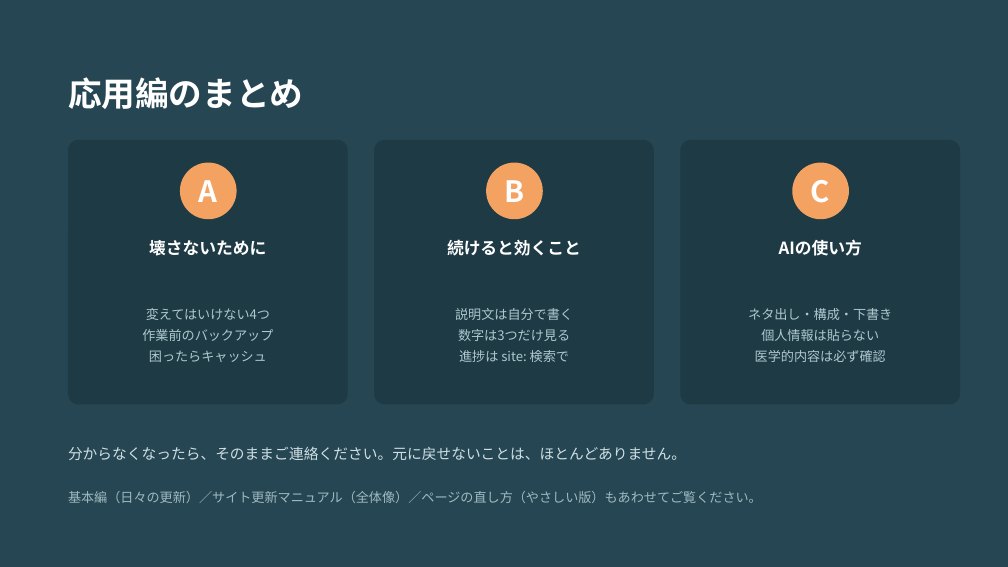
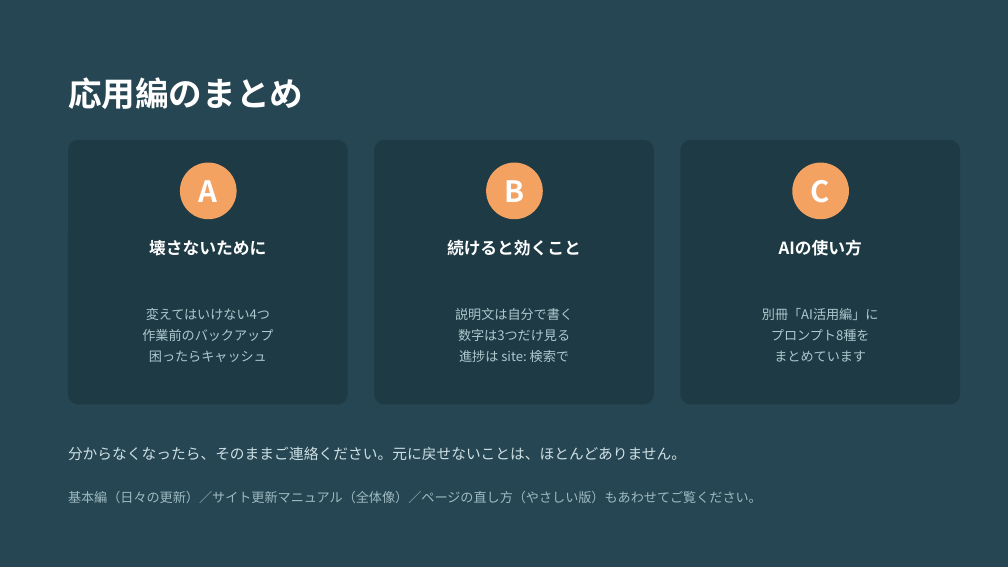
Before and after one commit to Kkenjis/dev-aspath-life, a slide deck: slide 16 of _wp移行素材/★引継ぎ資料/★ASPATH_サイト運用マニュアル_応用編.pptx (slide 25 before the commit). Drawn at 1008x567 pixels with LibreOffice and Linux fonts; fonts in the diff are those of the drawing. Boxes give left, top, right and bottom in pixels: in the first picture for what was removed or moved away, otherwise in the second. Text is boxed around its words. In the diff, an @@ line names an element or a change of style, - is before the commit and + after.

Commit message:
AI活用編を独立1冊化（14枚・プロンプト8種）。応用編を16枚にスリム化し索引を8冊に更新

```diff
--- a/_wp移行素材/★引継ぎ資料/★ASPATH_サイト運用マニュアル_応用編.pptx
+++ b/_wp移行素材/★引継ぎ資料/★ASPATH_サイト運用マニュアル_応用編.pptx
@@ text at (762, 308, 879, 362): text changed @@
-ネタ出し・構成・下書き
-個人情報は貼らない
-医学的内容は必ず確認
+別冊「AI活用編」に
+プロンプト8種を
+まとめています
```
Also in this commit, not shown: 2 other slides changed, 1 slide added, 10 slides removed, 8 other files.
